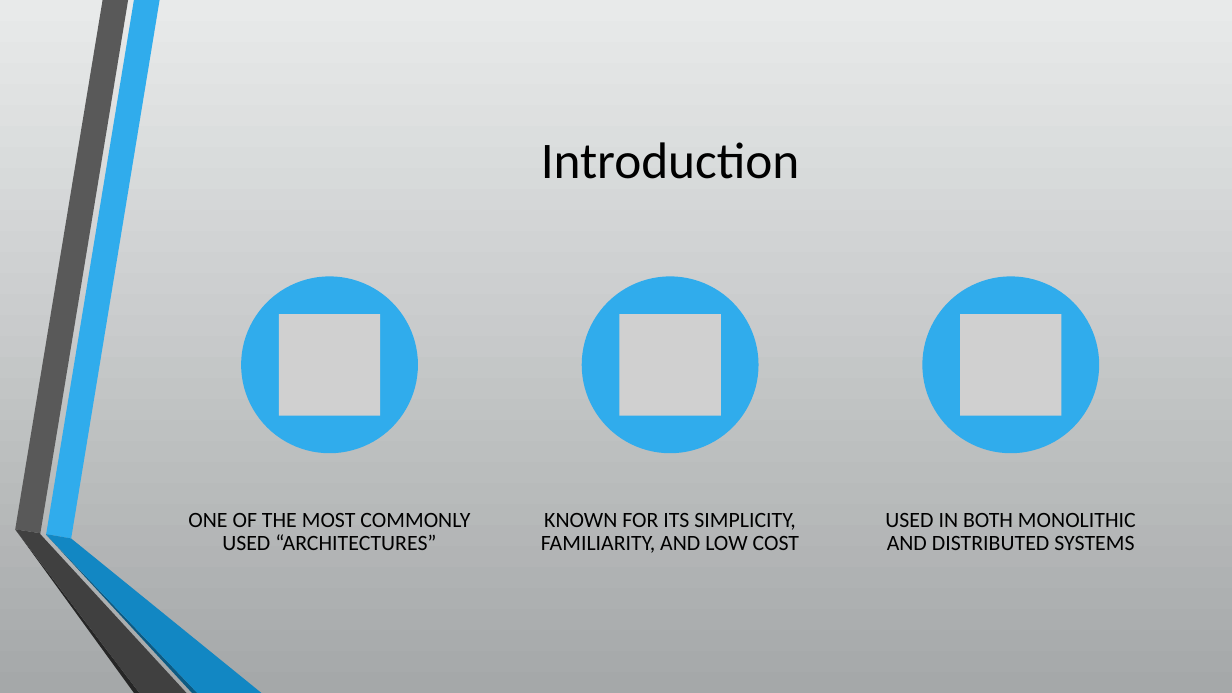
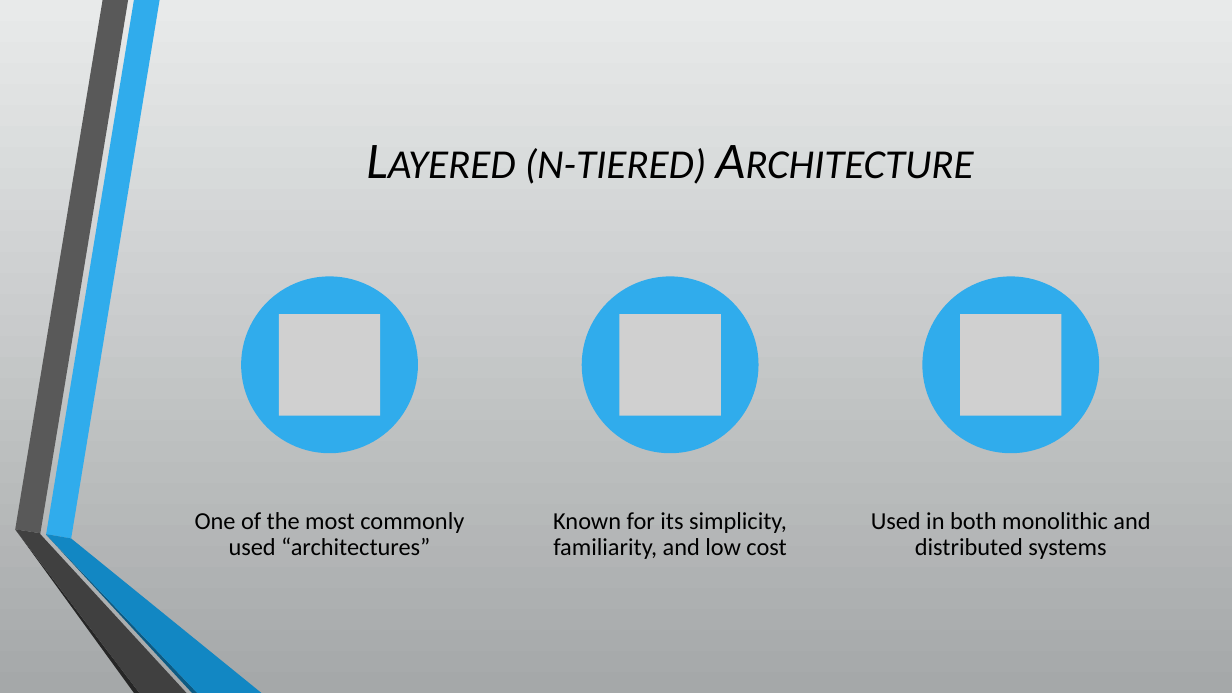
Before and after one commit to bwharris1125/CS7319_Homework3, a slide deck: slide 2 of presentations/Chapter_10-Layered_Arch.pptx. Drawn at 1232x693 pixels with LibreOffice and Linux fonts; fonts in the diff are those of the drawing; grey boxes stand for pictures. Boxes give left, top, right and bottom in pixels: in the first picture for what was removed or moved away, otherwise in the second. Text is boxed around its words. In the diff, an @@ line names an element or a change of style, - is before the commit and + after.

```diff
--- a/presentations/Chapter_10-Layered_Arch.pptx
+++ b/presentations/Chapter_10-Layered_Arch.pptx
@@ title at (x1=525, y1=148, x2=706, y2=184): text changed; italic on @@
-Introduction
+Layered (n-tiered) Architecture
@@ text at (x1=195, y1=512, x2=464, y2=555): text changed; size 17 to 19 pt @@
-ONE OF THE MOST COMMONLY USED “ARCHITECTURES”
+One of the most commonly used “architectures”
@@ text at (x1=553, y1=512, x2=787, y2=559): text changed; size 17 to 19 pt @@
-KNOWN FOR ITS SIMPLICITY, FAMILIARITY, AND LOW COST
+Known for its simplicity, familiarity, and low cost
@@ text at (x1=871, y1=512, x2=1150, y2=559): text changed; size 17 to 19 pt @@
-USED IN BOTH MONOLITHIC AND DISTRIBUTED SYSTEMS
+Used in both monolithic and distributed systems
```
Also in this commit, not shown: 4 other slides changed.
